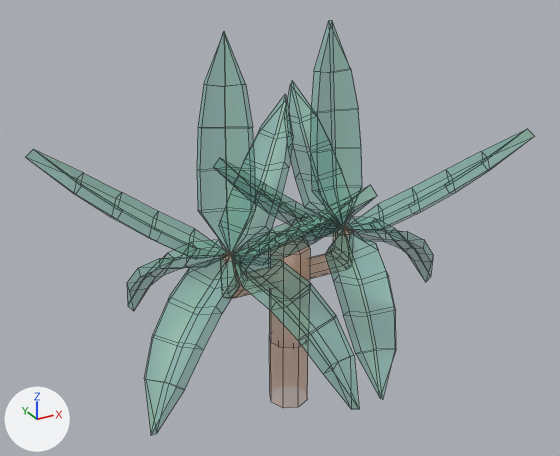
What one commit did to the FBX model Assets/Models/Tiny Treats plants/yucca_branch_medium_A.fbx.
The view is the same before and after, from a camera (50 mm lens) standing at (-0.95, -1.674, 1.343) and looking at (-0.024, 0.009, 0.501). Every picture has the same lights, and +X, +Y and +Z are marked at lower left. Mesh edges are drawn as thin lines. Objects named as collision shapes, trigger or cutter boxes, shadow casters or lower levels of detail are left out. Where no turn or scale is listed for an object, it has been applied to the vertices.

In view in the first picture: 'yucca_branch_medium_A'.
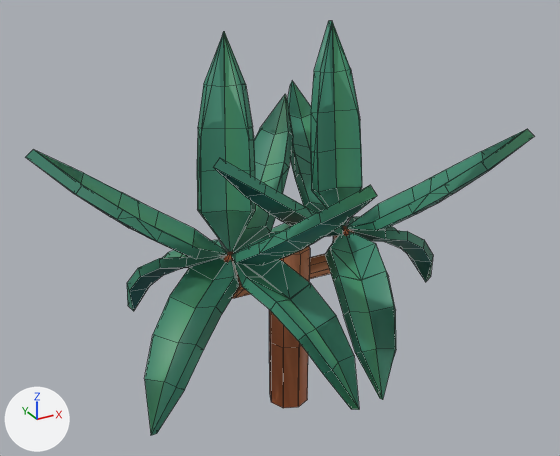
What changed in the scene script:
```text
Change img_tiny_treats_texture_1_png:
    img_tiny_treats_texture_1_png: load_image('tiny_treats_texture_1.png', 'tiny_treats_texture_1.png', 1024, 1024, 'Non-Color') -> load_image('tiny_treats_texture_1.png', 'tiny_treats_texture_1.png', 1024, 1024, 'sRGB')
Change mat_tiny_treats_1:
    remove n3 = _N.new('ShaderNodeTexImage'); n3.name = 'Image Texture.001'
    remove n3.image = img_tiny_treats_texture_1_png
    where n0 = _N.new('ShaderNodeBsdfPrincipled'); n0.name = 'Principled BSDF'
    remove _L.new(n3.outputs[0], n0.inputs[4])  # 'Color' to 'Alpha'
    where n2 = _N.new('ShaderNodeTexImage'); n2.name = 'Image Texture'
    add _L.new(n2.outputs[1], n0.inputs[4])  # 'Alpha' to 'Alpha'
Add me_yucca_branch_medium_a_001:
    me_yucca_branch_medium_a_001.from_pydata(...)  # 408 vertices, 486 faces; spans x -0.636..0.579, y -0.467..0.473, z -0.05..1.016
    me_yucca_branch_medium_a_001.materials.append(mat_tiny_treats_1)  # picture img_tiny_treats_texture_1_png
Add ob_yucca_branch_medium_a_lod1:
    ob_yucca_branch_medium_a_lod1 = bpy.data.objects.new('yucca_branch_medium_A_LOD1', me_yucca_branch_medium_a_001)
    ob_yucca_branch_medium_a_lod1.location = (0.0, 0.0, 0.0)
```

Pixel boxes (x1, y1, x2, y2) of what changed, in the pictures (560 x 456 px):
'yucca_branch_medium_A', surface changed
    both: (28, 21, 533, 435)
'yucca_branch_medium_A_LOD1', added (green)
    after: (26, 21, 534, 435)
